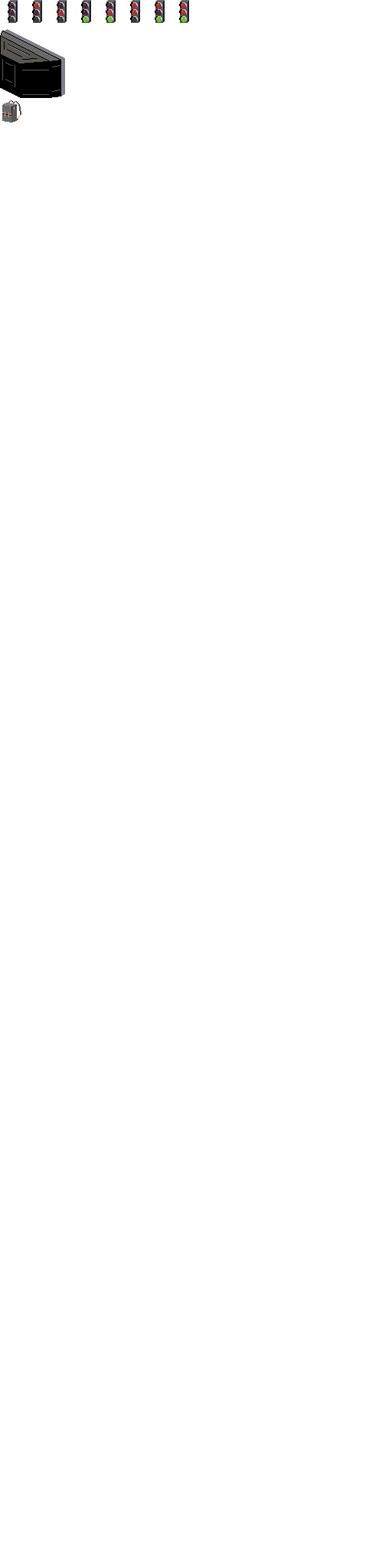
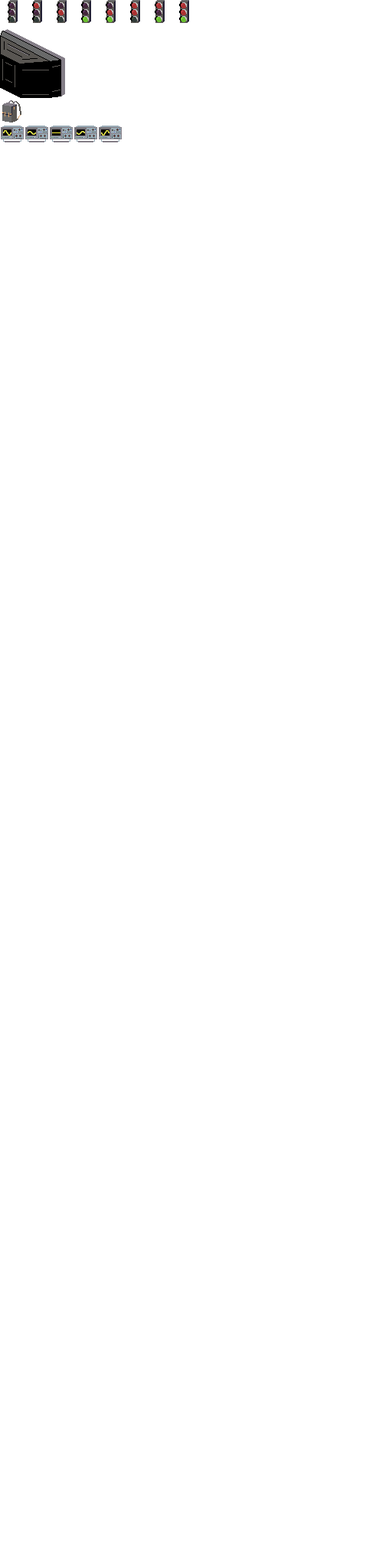
Layers edited between the first and the second 392 × 1568 image:
added layer "oszilloskop-sheet.png" above "rucksack" over (x1=0, y1=125, x2=122, y2=143)
